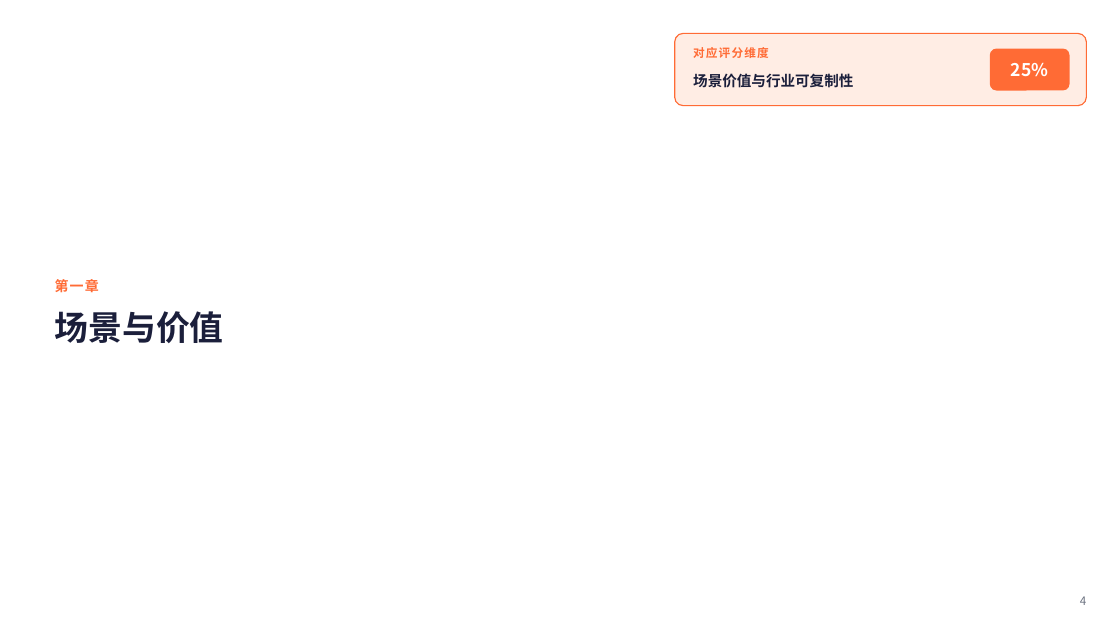
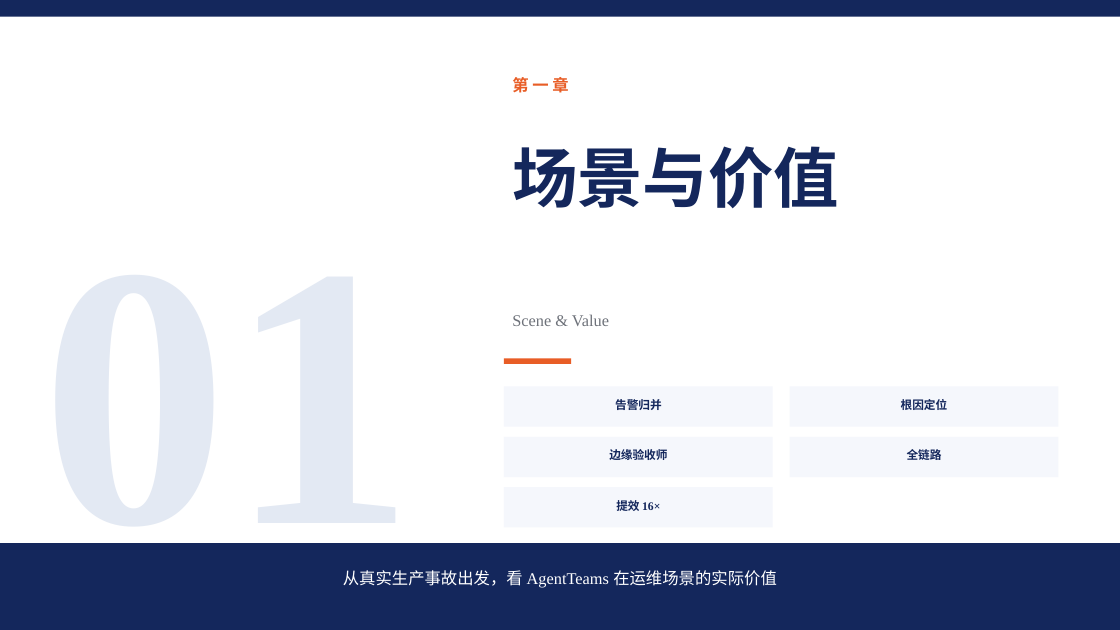
Before and after one commit to libo9922/edge-aiops-demo, a slide deck: slide 4 of docs/edge-aiops-submission.pptx. Drawn at 1120x630 pixels with LibreOffice and Linux fonts; fonts in the diff are those of the drawing. Boxes give left, top, right and bottom in pixels: in the first picture for what was removed or moved away, otherwise in the second. Text is boxed around its words. In the diff, an @@ line names an element or a change of style, - is before the commit and + after.

Commit message:
feat(ppt): regenerate using OpsPilot reference template (text-only, no architecture screenshots, with team info)

```diff
--- a/docs/edge-aiops-submission.pptx
+++ b/docs/edge-aiops-submission.pptx
@@ rectangle added at <box>0,0,1120,17</box>, fill #14275C @@
@@ rounded rectangle removed at <box>675,34,1086,106</box> @@
@@ text removed at <box>693,47,769,58</box> @@
-对应评分维度
@@ rounded rectangle removed at <box>990,49,1070,91</box> @@
@@ text "第 一 章" at <box>512,75,568,97</box>: vertical alignment middle to top @@
@@ text at <box>512,75,568,97</box>: text changed; size 12 to 14 pt; text colour #FF6B35 to #E85D26 @@
-第一章
+第 一 章
@@ text removed at <box>693,73,853,88</box> @@
-场景价值与行业可复制性
@@ text removed at <box>1011,63,1048,76</box> @@
-25%
@@ text "场景与价值": place and size @@
-text "场景与价值" at <box>55,311,224,343</box>
+text "场景与价值" at <box>512,146,839,208</box>
@@ text "场景与价值" at <box>512,146,839,208</box>: size 29 to 56 pt, text colour #1B1F3B to #14275C; line spacing 1 to 1.2; vertical alignment middle to top @@
@@ text added at <box>512,314,609,326</box>, 14 pt, text #6E727A @@
+Scene & Value
@@ rectangle added at <box>504,359,571,365</box>, fill #E85D26 @@
@@ rectangle added at <box>504,386,773,427</box>, fill #F5F7FC @@
@@ rectangle added at <box>790,386,1059,427</box>, fill #F5F7FC @@
@@ text added at <box>615,399,662,410</box>, 10 pt, text #14275C, bold @@
+告警归并
@@ text added at <box>901,399,948,410</box>, 10 pt, text #14275C, bold @@
+根因定位
@@ rectangle added at <box>504,437,773,477</box>, fill #F5F7FC @@
@@ text added at <box>609,449,667,460</box>, 10 pt, text #14275C, bold @@
+边缘验收师
@@ rectangle added at <box>790,437,1059,477</box>, fill #F5F7FC @@
@@ text added at <box>907,449,942,460</box>, 10 pt, text #14275C, bold @@
+全链路
@@ rectangle added at <box>504,487,773,528</box>, fill #F5F7FC @@
@@ text added at <box>616,498,660,514</box>, 10 pt, text #14275C, bold @@
+提效 16×
@@ rectangle added at <box>0,544,1120,630</box>, fill #14275C @@
@@ text added at <box>42,543,415,590</box>, 320 pt, text #E3E9F3, bold @@
+01
@@ text added at <box>343,570,777,588</box>, 14 pt, text #FFFFFF @@
+从真实生产事故出发，看 AgentTeams 在运维场景的实际价值
@@ text removed at <box>1080,596,1086,605</box> @@
-4
```
Also in this commit, not shown: 6 other slides changed, 11 slides added, 11 slides removed, 1 other file.
